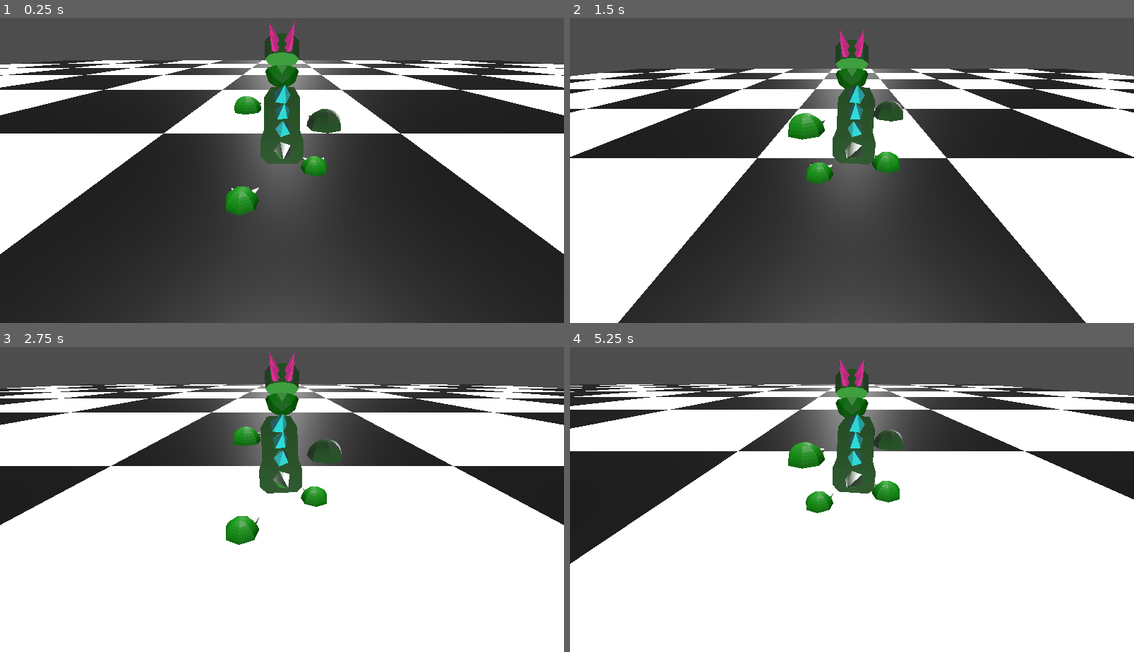
Above: before the commit, frames 1-4 (two rows, left to right).
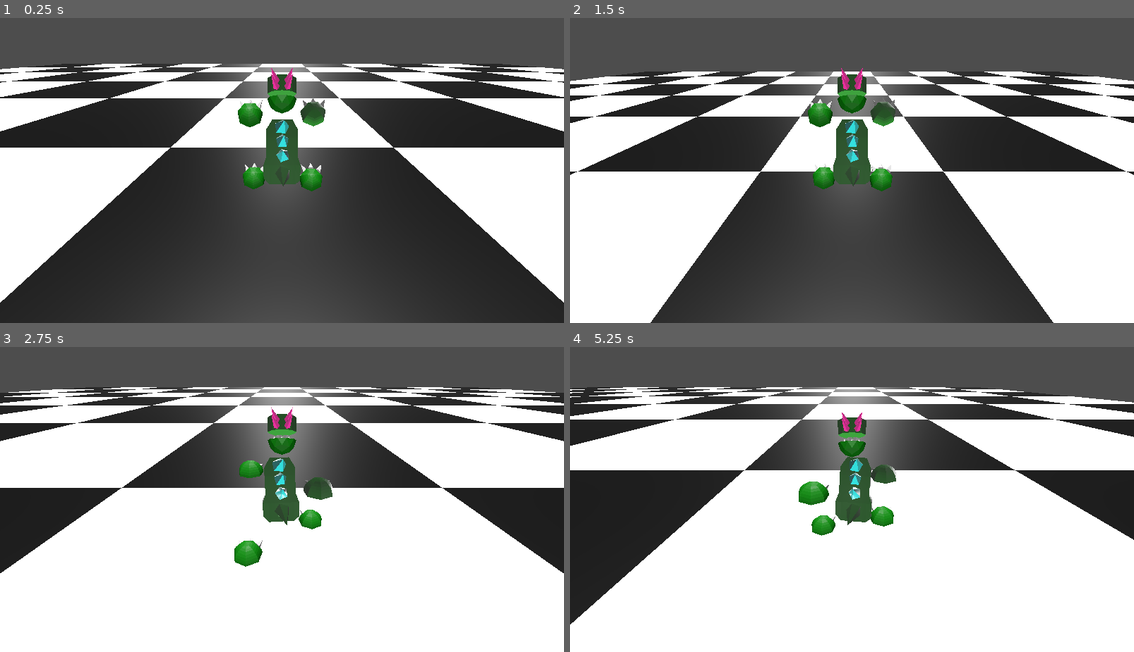
Above: after the commit, the same moments.

Repository: bazylevnik0/dinokid
Game: Godot game, scene res://land.tscn
Same seed, same stepped clock (60 frames per second), same inputs: the game is played once before the commit and once after it.
Inputs:
- Up to frame 1 (0.25 s): no input
- Up to frame 2 (1.5 s): hold Right (move_right) 0.53-1.28 s; hold Space (jump) 0.53-1.28 s; tap Enter at 1.25 s; hold Down (move_backward) from 1.28 s (still down); tap Z (key_a) at 1.35 s
- Up to frame 3 (2.75 s): tap Space (jump) at 1.52, 1.55, 1.82 s; release Down (move_backward) at 2.03 s; hold Right (move_right) from 2.03 s (still down); hold Space (jump) from 2.03 s (still down); tap X (key_b) at 2.1 s
- Up to frame 4 (5.25 s): release Right (move_right) at 2.78 s; release Space (jump) at 2.78 s; hold Up (move_forward) 2.78-3.53 s; tap Space (jump) at 2.85, 3.02, 3.32, 4.52, 4.55, 4.82 s; hold Space (jump) 3.53-4.28 s; hold Left (move_left) 3.53-5.03 s; tap Z (key_a) at 3.6 s; tap Enter at 4.25 s; tap X (key_b) at 4.35 s; hold Down (move_backward) from 5.03 s (still down); hold Space (jump) from 5.03 s (still down)

The runs differ from the first frame. In frame 1, 23% of the frame differs, in the area x 0-100%, y 1-94%; in frame 2, 21%; in frame 3, 23%, in the area x 0-100%, y 1-75%; in frame 4, 23%.
Error after the commit: Attempt to call function 'play' in base 'null instance' on a null instance. (res://Player.gd:17)

Commit message:
add model for jump

Diff:
--- a/Player.gd
+++ b/Player.gd
@@ -23,7 +23,7 @@
 		rotation.y += PI/2
 
 	if Input.is_action_pressed("move_backward"):
-		$Model/AnimationPlayer.play("Animation")
+		$Dino/AnimationPlayer.play("Animation")
 		target_speed -= 0.1;
 		if target_speed <= max_speed_backward :
 			target_speed = max_speed_backward;
@@ -32,7 +32,7 @@
 		target_speed = 0
 
 	if Input.is_action_pressed("move_forward"):
-		$Model/AnimationPlayer.play("Animation")
+		$Dino/AnimationPlayer.play("Animation")
 		target_speed += 0.1;
 		if target_speed >= max_speed_forward :
 			target_speed = max_speed_forward
@@ -59,8 +59,13 @@
 	target_velocity.y = direction.y * 1
 
 	# Vertical Velocity
+	if is_on_floor () :
+		$Dino.visible = true
+		$DinoJump.visible = false
 	if not is_on_floor(): # If in the air, fall towards the floor. Literally gravity
 		target_velocity.y = target_velocity.y - (fall_acceleration * delta)
+		$Dino.visible = false
+		$DinoJump.visible = true
 
 	# Moving the Character
 	velocity = target_velocity
--- a/dino.tscn
+++ b/dino.tscn
@@ -1,7 +1,8 @@
-[gd_scene load_steps=4 format=3 uid="uid://b4wudneakgx1g"]
+[gd_scene load_steps=5 format=3 uid="uid://b4wudneakgx1g"]
 
 [ext_resource type="PackedScene" uid="uid://bn874pbplopjf" path="res://dino.glb" id="1_abwe3"]
 [ext_resource type="Script" path="res://Player.gd" id="1_igx1c"]
+[ext_resource type="PackedScene" uid="uid://tprxuqeehm8f" path="res://dino_jump.glb" id="3_d8ijg"]
 
 [sub_resource type="BoxShape3D" id="BoxShape3D_eftsy"]
 size = Vector3(5, 10, 5)
@@ -11,14 +12,11 @@
 [node name="Player" type="CharacterBody3D" parent="."]
 script = ExtResource("1_igx1c")
 
-[node name="Camera" type="Camera3D" parent="Player"]
-transform = Transform3D(-3.78552e-08, -0.5, 0.866025, -2.18557e-08, 0.866025, 0.5, -1, 1.95399e-14, -4.37114e-08, 11.6303, 8.95775, 0)
-
 [node name="CollisionShape3D" type="CollisionShape3D" parent="Player"]
 transform = Transform3D(1, 0, 0, 0, 0.999996, 0.00293215, 0, -0.00293215, 0.999996, 0, 5.59439, 0)
 shape = SubResource("BoxShape3D_eftsy")
 
-[node name="Model" parent="Player" instance=ExtResource("1_abwe3")]
+[node name="Dino" parent="Player" instance=ExtResource("1_abwe3")]
 transform = Transform3D(-1, 0, -8.74228e-08, 0, 1, 0, 8.74228e-08, 0, -1, 0, 8.96022, 0)
 
 [node name="DirectionalLight3D" type="DirectionalLight3D" parent="Player"]
@@ -40,3 +38,9 @@
 transform = Transform3D(3.79612e-08, -0.495777, 0.86845, -2.16711e-08, -0.86845, -0.495777, 1, 5.32907e-15, -4.37114e-08, 7.77283, 2.04903, 2.39313)
 light_energy = 0.25
 light_indirect_energy = 0.25
+
+[node name="DinoJump" parent="Player" instance=ExtResource("3_d8ijg")]
+transform = Transform3D(-1, 0, -2.98023e-08, 0, 1, 0, 2.98023e-08, 0, -1, -0.0864697, 9.55502, 0)
+
+[node name="Camera3D" type="Camera3D" parent="Player"]
+transform = Transform3D(-3.78552e-08, -0.5, 0.866025, -2.18557e-08, 0.866025, 0.5, -1, 0, -4.37114e-08, 12.495, 11.6736, 0)
--- a/land.tscn
+++ b/land.tscn
@@ -22,3 +22,6 @@
 
 [node name="plane" parent="StaticBody3D" instance=ExtResource("2_qvk2o")]
 transform = Transform3D(0.5, 0, 0, 0, 0.5, 0, 0, 0, 0.5, 0, 0, 0)
+
+[node name="Camera3D" type="Camera3D" parent="."]
+transform = Transform3D(-4.3029e-08, 0.176002, -0.98439, 7.69331e-09, 0.98439, 0.176002, 1, 0, -4.37114e-08, -1.93727, 0.332215, 0.0535035)
Binary file added: dino_jump.glb
Not shown, added: dino_jump.glb.import
Not shown, added: dino_jump.blend
Not shown, added: dino_jump.blend1
